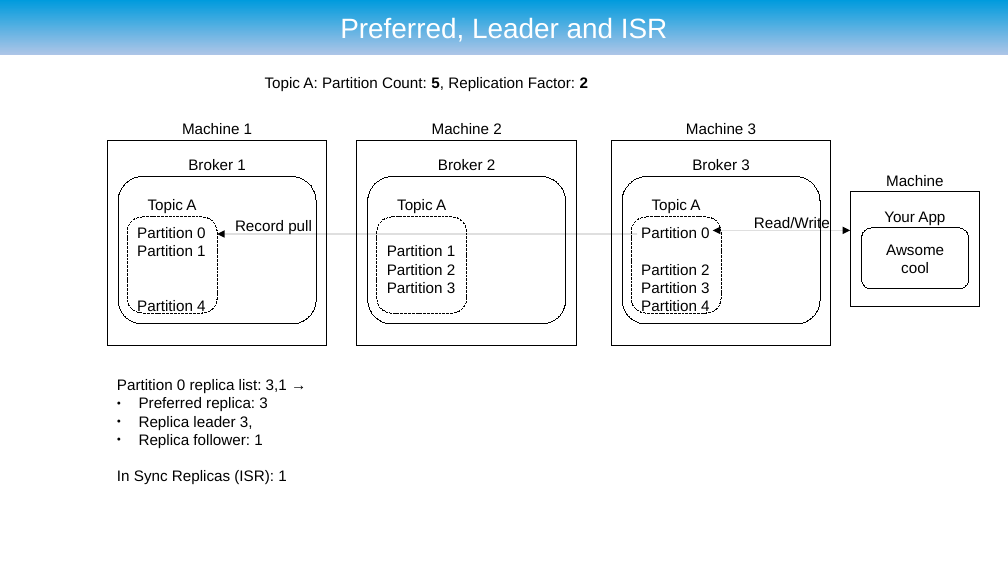
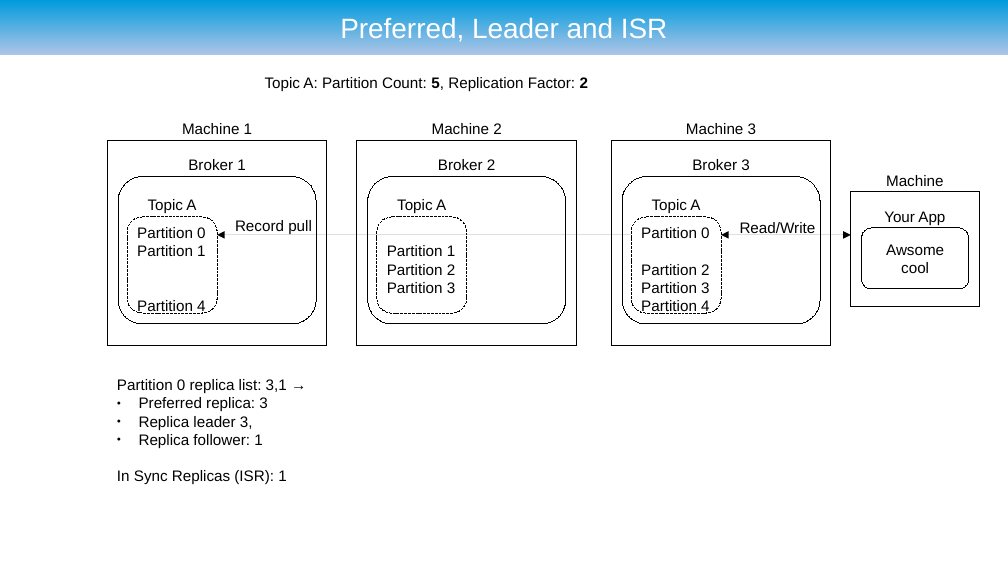
Before and after one commit to ryzlab/kafka-kompetensdag, a slide deck: slide 33 of doc/presentation-umejug.odp. Drawn at 1008x567 pixels with LibreOffice and Linux fonts; fonts in the diff are those of the drawing; background and template pictures are left out. Boxes give left, top, right and bottom in pixels: in the first picture for what was removed or moved away, otherwise in the second. Text is boxed around its words. In the diff, an @@ line names an element or a change of style, - is before the commit and + after.

```diff
--- a/doc/presentation-umejug.odp
+++ b/doc/presentation-umejug.odp
@@ arrow moved from (218, 234) - (638, 234) to (218, 235) - (631, 235) @@
@@ text "Read/Write" rewrapped from (x1=754, y1=216, x2=830, y2=232) to (x1=740, y1=222, x2=816, y2=233) @@
@@ double arrow moved from (851, 231) - (713, 231) to (722, 235) - (852, 235) @@
```
Also in this commit, not shown: 11 other slides changed, 1 slide added, 1 slide removed, 1 other file.
